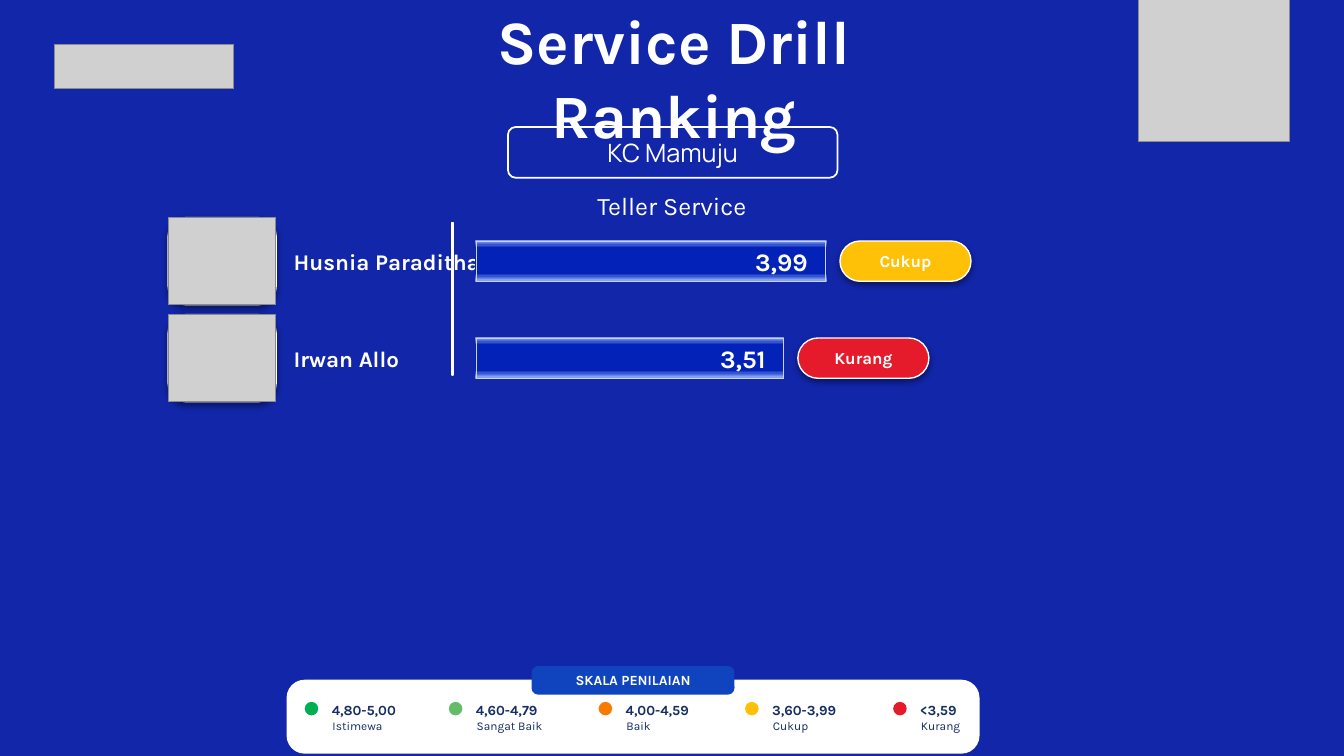
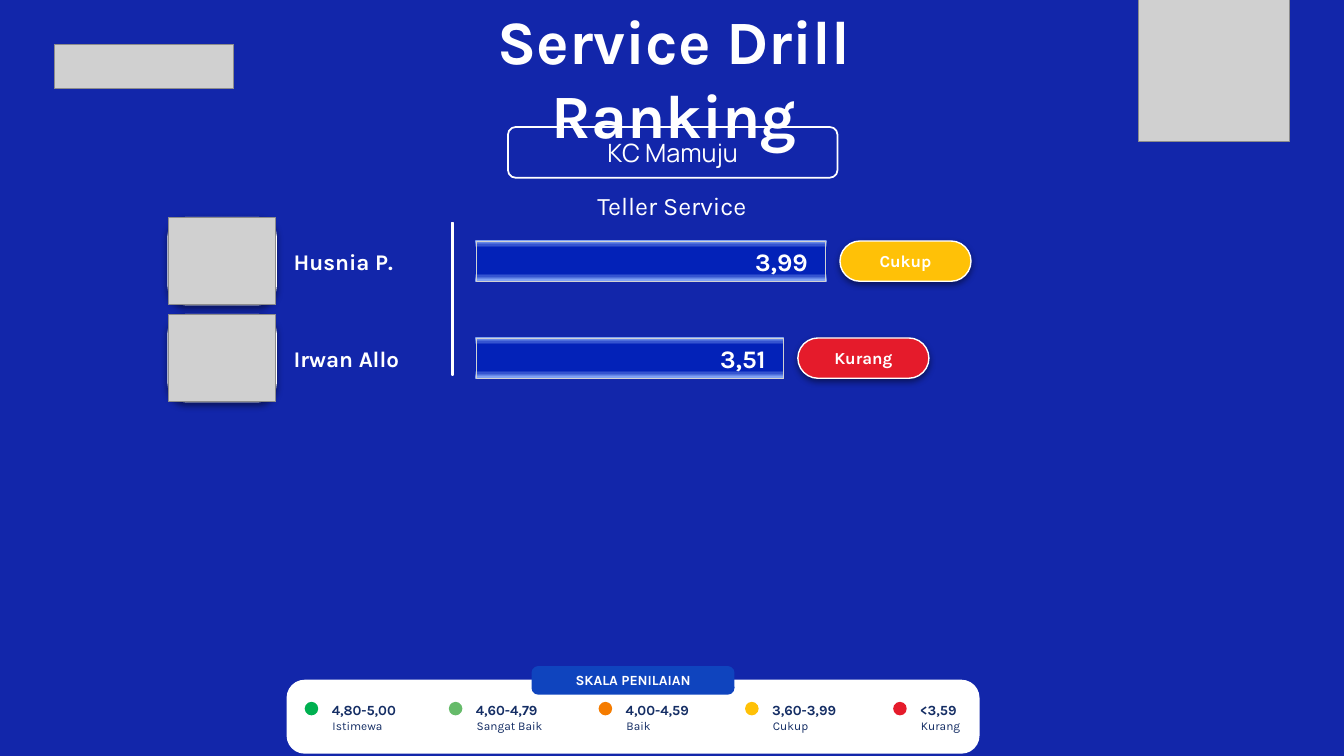
Before and after one commit to hengkiyudijanto/btn-sip, a slide deck: slide 3 of uji-jarak.pptx. Drawn at 1344x756 pixels with LibreOffice and Linux fonts; fonts in the diff are those of the drawing; grey boxes stand for pictures; background and template pictures are left out. Boxes give left, top, right and bottom in pixels: in the first picture for what was removed or moved away, otherwise in the second. Text is boxed around its words. In the diff, an @@ line names an element or a change of style, - is before the commit and + after.

Commit message:
Nama petugas: batas dihitung dari garis pemisah, bukan kotak nilai
MASALAH YANG TERLIHAT USER: nama "Husnia Paraditha" ujungnya menempel ke garis
pemisah tegak, walaupun sebelumnya sudah digeser ke kiri.

AKAR MASALAHNYA: batas lebar nama dihitung dari posisi KOTAK NILAI (x 4,7222),
padahal yang lebih dulu menghalangi nama adalah GARIS PEMISAH TEGAK
(x 4,4850). Akibatnya nama diberi ruang 1,757 inci, padahal yang benar-benar
tersedia hanya sekitar 1,520 inci — selisih 0,237 inci, dan itu yang membuat
ujung namanya menyentuh garis.

Perbaikannya: batas dihitung dari xGaris, bukan xKotak.
  sebelum: lebar nama = 4,7222 - 0,15 - 2,815 = 1,757 inci (terlalu longgar)
  sesudah: lebar nama = 4,4850 - 0,15 - 2,815 = 1,520 inci (benar)

Hasil pada data nyata:
  "Husnia Paraditha" (1,574 inci nyata) tidak lagi muat -> "Husnia P."
  "Irwan Allo" (0,920) dan nama lain yang lebih pendek tetap ditulis penuh.

Catatan pemeriksaan: waktu memeriksa hasilnya lewat render, angka "teks berakhir
4,500" sempat disangka nama — padahal itu GARIS PEMISAHNYA sendiri, karena
keduanya ada di area yang sama. Yang lebih dapat dipercaya adalah membaca teks
langsung dari XML slide. Keduanya dipakai: XML untuk memastikan isi teksnya,
render untuk memastikan tampilannya.

188 unit test lulus.

```diff
--- a/uji-jarak.pptx
+++ b/uji-jarak.pptx
@@ text at (294, 254, 393, 271): text changed @@
-Husnia Paraditha
+Husnia P.
```
Also in this commit, not shown: 6 other files.
